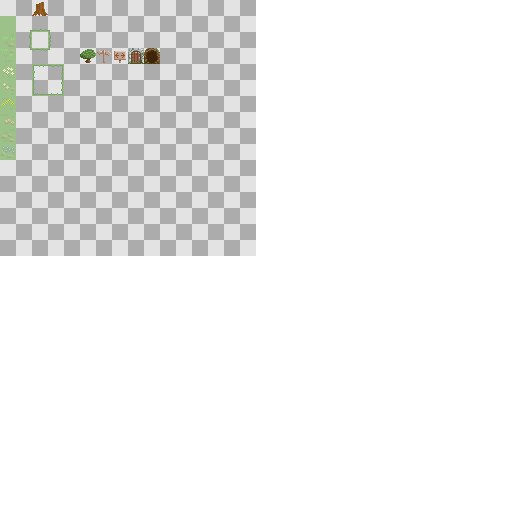
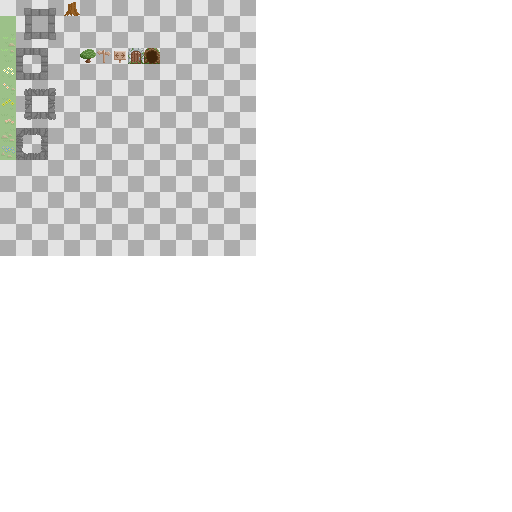
Revision of a layered 512px x 512px image; what changed, layer by layer:
painted on "tiles" over [16,2,80,160]
